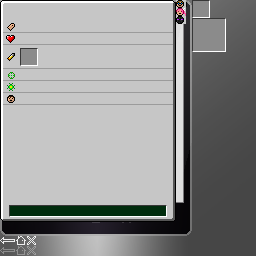
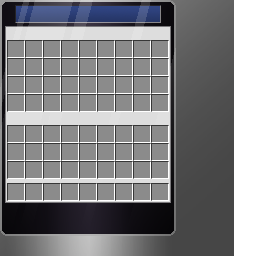
Revision of a layered (256, 256) image; what changed, layer by layer:
hid "page_info", opacity 100% → 50% over [0, 0, 186, 222]
removed layer "Layer 15" over [192, 0, 226, 52]
renamed "Layer 9" to "page_upgrades", showed it, painted on it over [7, 23, 179, 201]
removed layer "Layer 12" (was 35%) over [0, 246, 36, 255]
removed layer "Layer 13" (was 15%) over [58, 214, 131, 223]
removed layer "buttons" over [0, 236, 36, 245]
painted on "Layer 14" over [176, 1, 192, 199]
painted on "shadow" over [5, 5, 184, 203]
painted on "screen" over [5, 6, 184, 203]
painted on "Layer 3 copy" over [6, 0, 256, 256]
painted on "Layer 3" over [5, 0, 256, 256]
painted on "main" over [171, 2, 190, 234]
painted on "border" over [171, 0, 192, 236]
